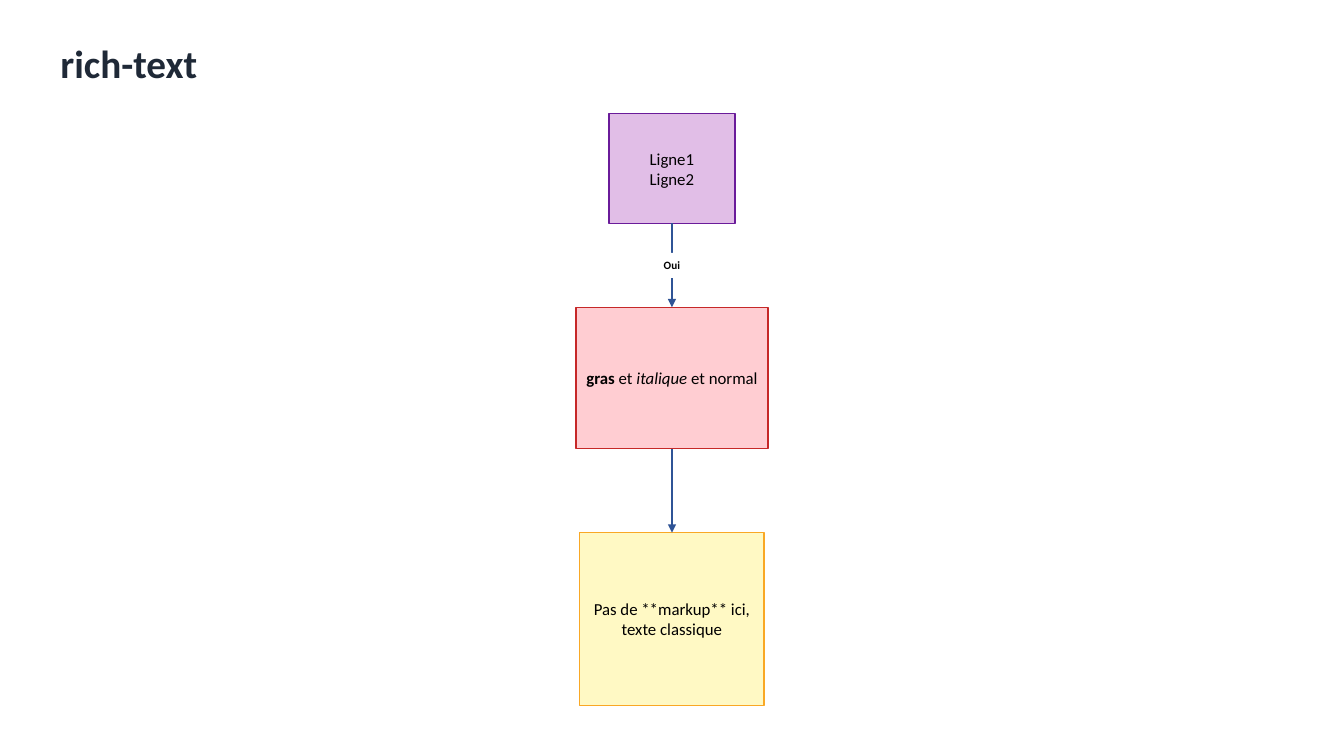
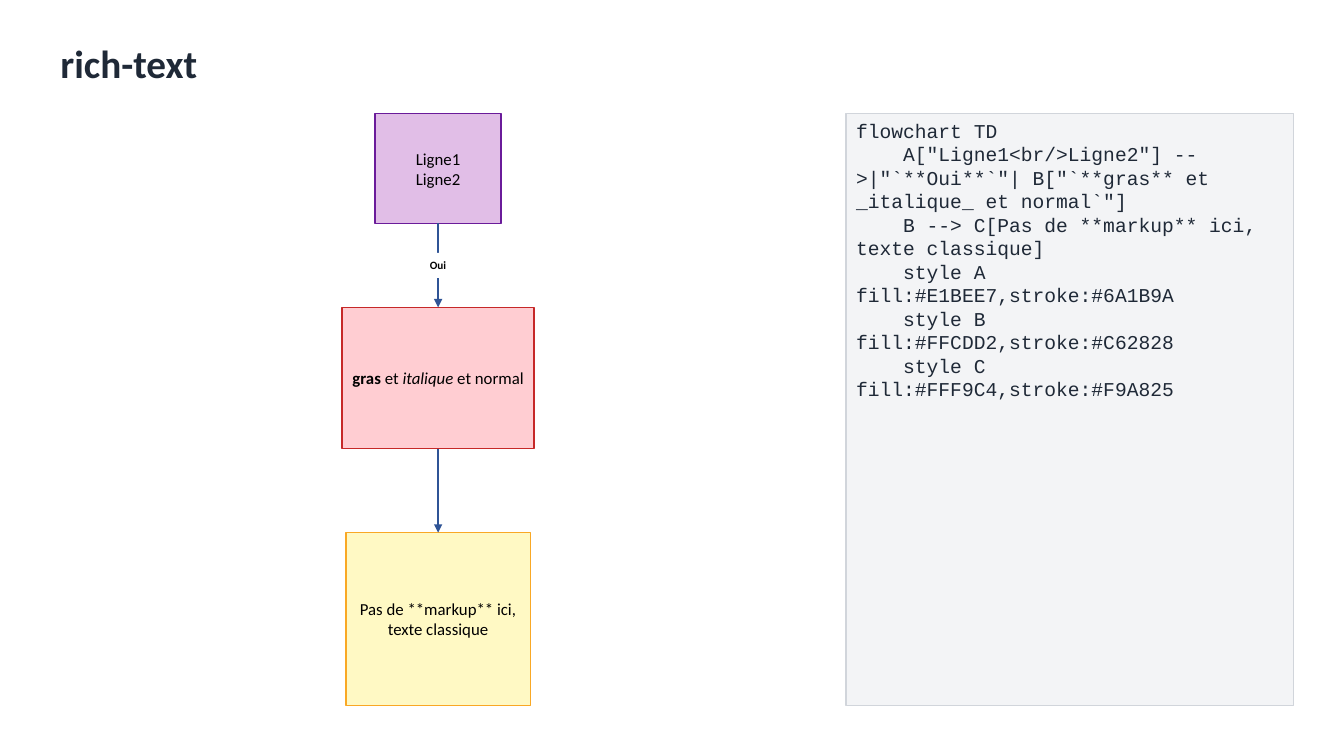
Before and after one commit to nicolasbridelance/md2nativedocx, a slide deck: slide 44 of test-corpus/word-verification/all-types-deck.pptx. Drawn at 1344x756 pixels with LibreOffice and Linux fonts; fonts in the diff are those of the drawing. Boxes give left, top, right and bottom in pixels: in the first picture for what was removed or moved away, otherwise in the second. Text is boxed around its words. In the diff, an @@ line names an element or a change of style, - is before the commit and + after.

```diff
--- a/test-corpus/word-verification/all-types-deck.pptx
+++ b/test-corpus/word-verification/all-types-deck.pptx
@@ rectangle added at box(846, 113, 1294, 706), fill #F3F4F6, outline #D1D5DB 0.75 pt, 14 pt, text #1F2937 @@
+flowchart TD
+A["Ligne1<br/>Ligne2"] -->|"`**Oui**`"| B["`**gras** et _italique_ et normal`"]
+B --> C[Pas de **markup** ici, texte classique]
+style A fill:#E1BEE7,stroke:#6A1B9A
+style B fill:#FFCDD2,stroke:#C62828
+style C fill:#FFF9C4,stroke:#F9A825
@@ 3 rectangles, 2 arrows, 1 text: place and size @@
-3 rectangles, 2 arrows, 1 text at box(576, 113, 767, 706)
+3 rectangles, 2 arrows, 1 text at box(342, 113, 533, 706)
```
Also in this commit, not shown: 61 other slides changed, 42 other files.
